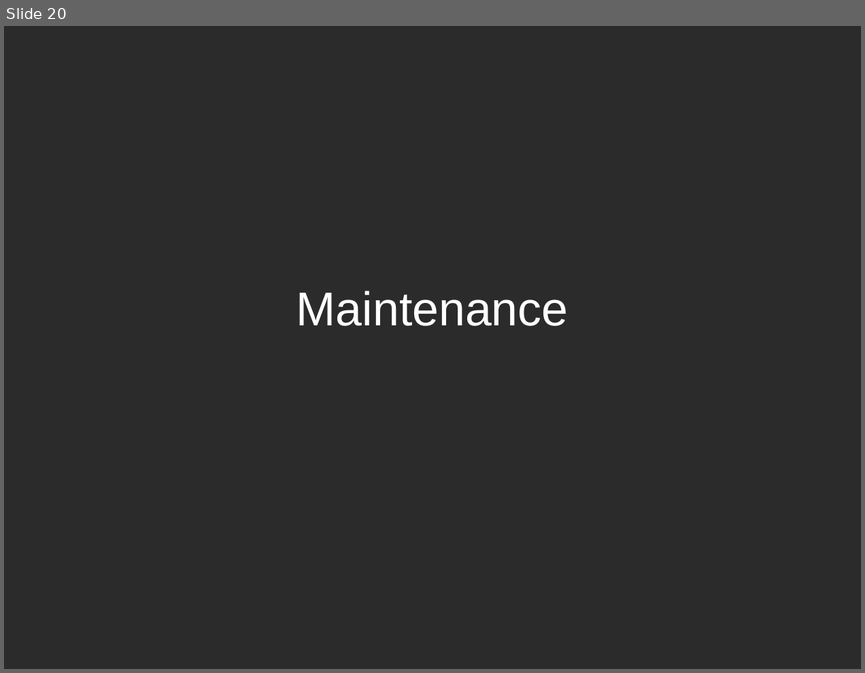
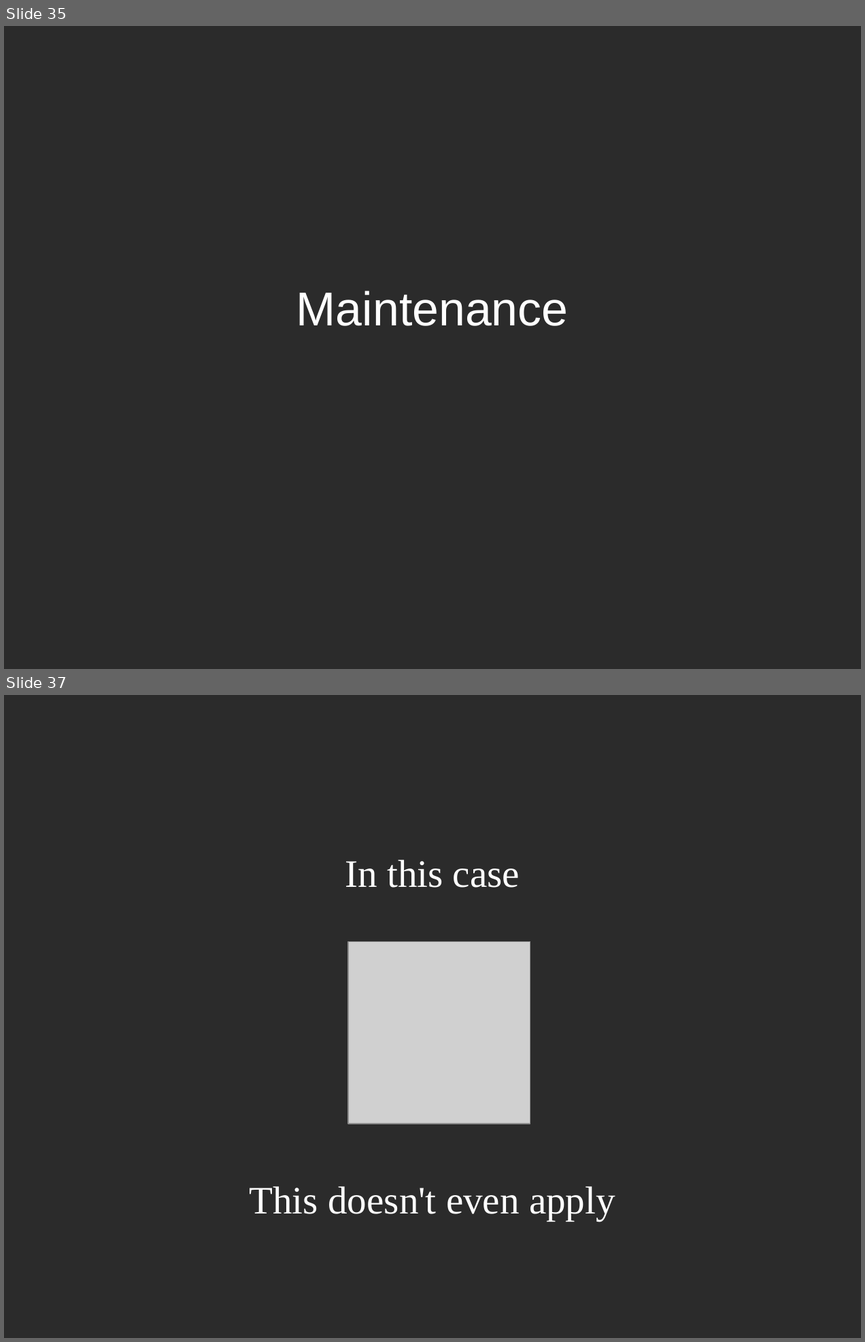
Before and after one commit to joshmgrant/blog-entries, a slide deck: smartbear/presentation.odp. Shown one above the other, each under a label of ours: slide 20 before the commit, slides 35 and 37 after it; the slides between them are not shown. The pictures are 865x673 and 865x1342 pixels, drawn with LibreOffice and Linux fonts; fonts in the diff are those of the drawing; grey boxes stand for pictures; background and template pictures are left out; a plain dark background stands for a picture behind light text. Boxes give left, top, right and bottom in pixels: in the first picture for what was removed or moved away, otherwise in the second. Text is boxed around its words. In the diff, an @@ line names an element or a change of style, - is before the commit and + after.

```diff
--- a/smartbear/presentation.odp
+++ b/smartbear/presentation.odp
@@ slide 37 added at [4, 695, 861, 1338], background picture (left out) @@
@@ subtitle added at [249, 860, 615, 1220], 36 pt, text #FFFFFF @@
+In this case
+This doesn't even apply
@@ picture added at [349, 941, 530, 1123] @@
@@ what was slide 20 is now slide 35 @@
```
Also in this commit, not shown: 26 other slides added.
